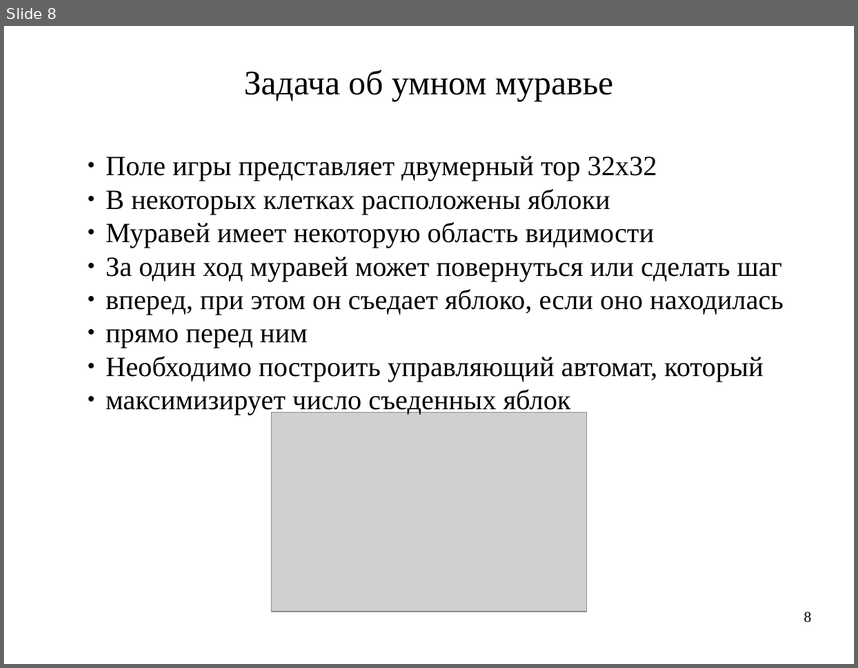
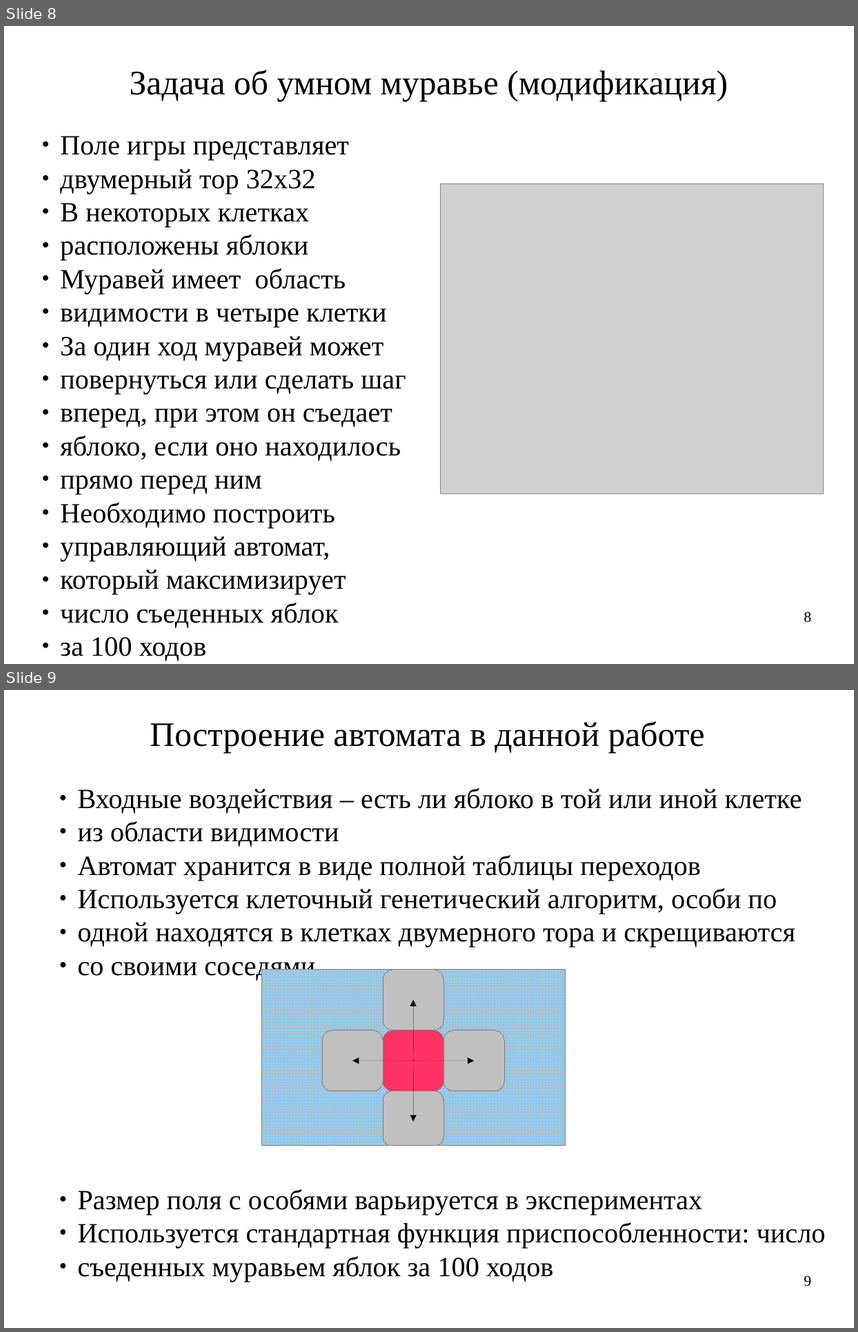
Before and after one commit to artem-bochkarev/master-work, a slide deck: Presentation.odp. Shown one above the other, each under a label of ours: slide 8 before the commit, slides 8 and 9 after it. The pictures are 858x668 and 858x1332 pixels, drawn with LibreOffice and Linux fonts; fonts in the diff are those of the drawing; grey boxes stand for pictures. Boxes give left, top, right and bottom in pixels: in the first picture for what was removed or moved away, otherwise in the second. Text is boxed around its words. In the diff, an @@ line names an element or a change of style, - is before the commit and + after.

```diff
--- a/Presentation.odp
+++ b/Presentation.odp
@@ slide 9 added at (x1=4, y1=690, x2=854, y2=1328), background #FFFFFF @@
@@ text added at (x1=150, y1=721, x2=705, y2=753), 32 pt, text #000000 @@
+Построение автомата в данной работе
@@ text added at (x1=78, y1=788, x2=826, y2=1281), 26 pt, text #000000 @@
+● Входные воздействия – есть ли яблоко в той или иной клетке
+● из области видимости
+● Автомат хранится в виде полной таблицы переходов
+● Используется клеточный генетический алгоритм, особи по
+● одной находятся в клетках двумерного тора и скрещиваются
+● со своими соседями
+● Размер поля с особями варьируется в экспериментах
+● Используется стандартная функция приспособленности: число
+● съеденных муравьем яблок за 100 ходов
@@ rectangle added at (x1=261, y1=969, x2=566, y2=1145), fill pattern #C0C0C0 on #83CAFF, outline #808080 0 pt @@
@@ rounded rectangle added at (x1=383, y1=969, x2=444, y2=1030), fill #C0C0C0, outline #808080 0 pt @@
@@ arrow added from (414, 1061) to (414, 1000), #000000 0 pt @@
@@ rounded rectangle added at (x1=323, y1=1030, x2=383, y2=1091), fill #C0C0C0, outline #808080 0 pt @@
@@ rounded rectangle added at (x1=383, y1=1030, x2=444, y2=1091), fill #FF3366, outline #808080 0 pt @@
@@ rounded rectangle added at (x1=444, y1=1030, x2=505, y2=1091), fill #C0C0C0, outline #808080 0 pt @@
@@ arrow added from (414, 1061) to (352, 1061), #000000 0 pt @@
@@ arrow added from (414, 1061) to (475, 1061), #000000 0 pt @@
@@ arrow added from (414, 1061) to (414, 1121), #000000 0 pt @@
@@ rounded rectangle added at (x1=383, y1=1091, x2=444, y2=1146), fill #C0C0C0, outline #808080 0 pt @@
@@ page number added at (x1=804, y1=1275, x2=811, y2=1286), 14 pt, text #000000 @@
+9
@@ slide 8 changed as well @@
@@ text at (x1=130, y1=69, x2=728, y2=101): text changed @@
-Задача об умном муравье
+Задача об умном муравье (модификация)
@@ text "Поле игры представляет" moved from (x1=105, y1=156, x2=784, y2=415) to (x1=60, y1=136, x2=406, y2=661) @@
@@ text at (x1=60, y1=136, x2=406, y2=461): text changed @@
-● Поле игры представляет двумерный тор 32х32
-● В некоторых клетках расположены яблоки
-● Муравей имеет некоторую область видимости
-● За один ход муравей может повернуться или сделать шаг
-● вперед, при этом он съедает яблоко, если оно находилась
+● Поле игры представляет
+● двумерный тор 32х32
+● В некоторых клетках
+● расположены яблоки
+● Муравей имеет область
+● видимости в четыре клетки
+● За один ход муравей может
+● повернуться или сделать шаг
+● вперед, при этом он съедает
+● яблоко, если оно находилось
@@ picture resized from (x1=271, y1=412, x2=586, y2=612) to (x1=441, y1=184, x2=824, y2=495) @@
@@ text at (x1=60, y1=502, x2=346, y2=661): text changed @@
-● Необходимо построить управляющий автомат, который
-● максимизирует число съеденных яблок
+● Необходимо построить
+● управляющий автомат,
+● который максимизирует
+● число съеденных яблок
+● за 100 ходов
```
Also in this commit, not shown: 8 other slides changed, 9 other slides added, 3 slides removed, 21 other files.
